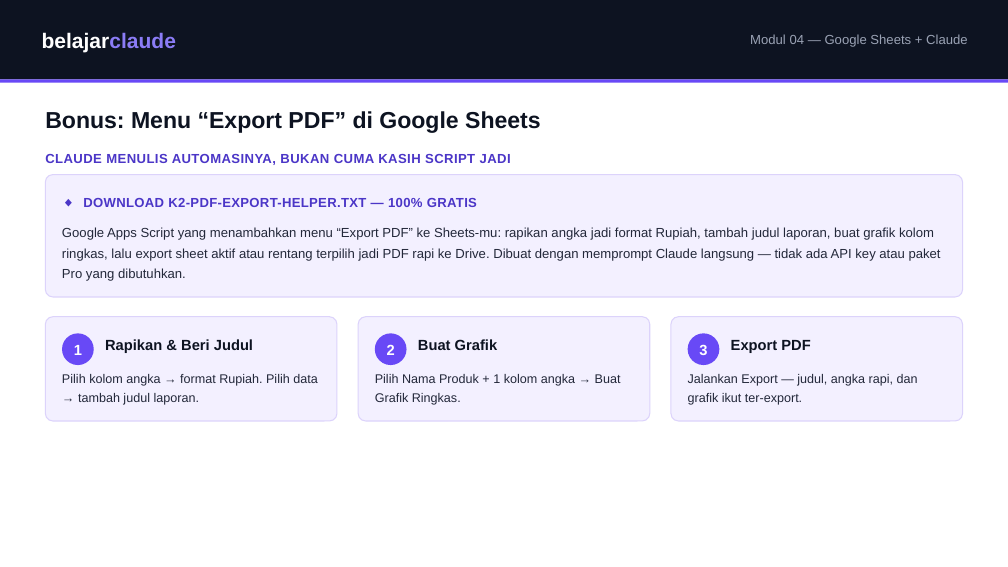
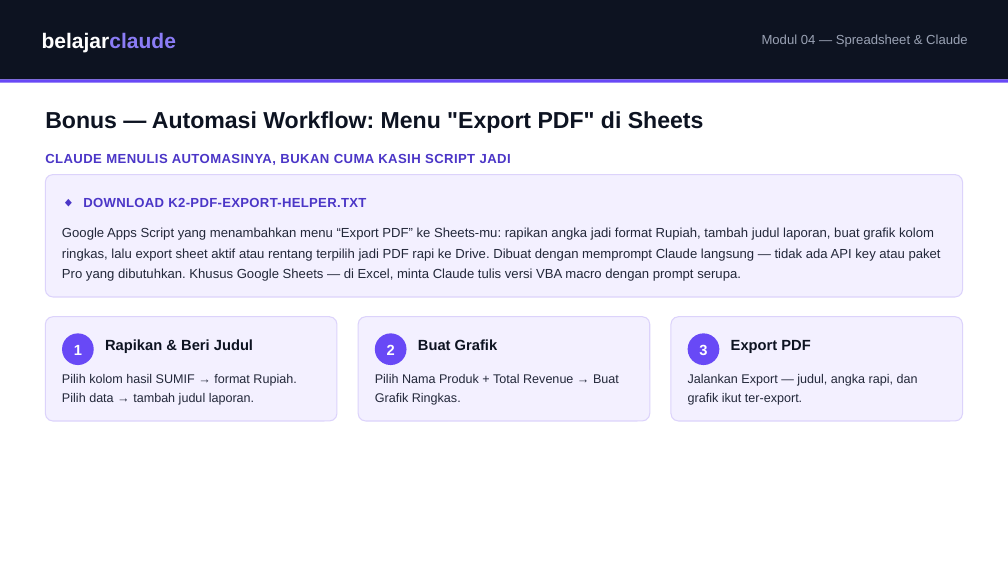
Before and after one commit to juliautomo/belajar-claude, a slide deck: slide 6 of K2-Produktivitas/M04-Google-Sheets/K2-M04-Google-Sheets.pptx. Drawn at 1008x567 pixels with LibreOffice and Linux fonts; fonts in the diff are those of the drawing. Boxes give left, top, right and bottom in pixels: in the first picture for what was removed or moved away, otherwise in the second. Text is boxed around its words. In the diff, an @@ line names an element or a change of style, - is before the commit and + after.

Commit message:
K2 M4: rename module to Spreadsheet & Claude, add Excel intro, restructure CSV to transactional data (~180 rows), generic Alur Prompt with new Excel-file-output step, remove 100% Gratis labels, add workflow automation title, move Claude in Chrome tip to bottom, label Apps Script as Sheets-specific with VBA pointer

```diff
--- a/K2-Produktivitas/M04-Google-Sheets/K2-M04-Google-Sheets.pptx
+++ b/K2-Produktivitas/M04-Google-Sheets/K2-M04-Google-Sheets.pptx
@@ text at [762,34,968,47]: text changed @@
-Modul 04 — Google Sheets + Claude
+Modul 04 — Spreadsheet & Claude
@@ text at [45,111,704,133]: text changed @@
-Bonus: Menu “Export PDF” di Google Sheets
+Bonus — Automasi Workflow: Menu "Export PDF" di Sheets
@@ text at [83,198,366,207]: text changed @@
-◆ DOWNLOAD K2-PDF-EXPORT-HELPER.TXT — 100% GRATIS
+◆ DOWNLOAD K2-PDF-EXPORT-HELPER.TXT
@@ text at [62,227,941,281]: text changed @@
-Google Apps Script yang menambahkan menu “Export PDF” ke Sheets-mu: rapikan angka jadi format Rupiah, tambah judul laporan, buat grafik kolom ringkas, lalu export sheet aktif atau rentang terpilih jadi PDF rapi ke Drive. Dibuat dengan memprompt Claude langsung — tidak ada API key atau paket Pro yang dibutuhkan.
+Google Apps Script yang menambahkan menu “Export PDF” ke Sheets-mu: rapikan angka jadi format Rupiah, tambah judul laporan, buat grafik kolom ringkas, lalu export sheet aktif atau rentang terpilih jadi PDF rapi ke Drive. Dibuat dengan memprompt Claude langsung — tidak ada API key atau paket Pro yang dibutuhkan. Khusus Google Sheets — di Excel, minta Claude tulis versi VBA macro dengan prompt serupa.
@@ text at [62,374,296,405]: text changed @@
-Pilih kolom angka → format Rupiah. Pilih data → tambah judul laporan.
+Pilih kolom hasil SUMIF → format Rupiah. Pilih data → tambah judul laporan.
@@ text at [375,374,619,405]: text changed @@
-Pilih Nama Produk + 1 kolom angka → Buat Grafik Ringkas.
+Pilih Nama Produk + Total Revenue → Buat Grafik Ringkas.
```
Also in this commit, not shown: 6 other slides changed, 2 other files.
